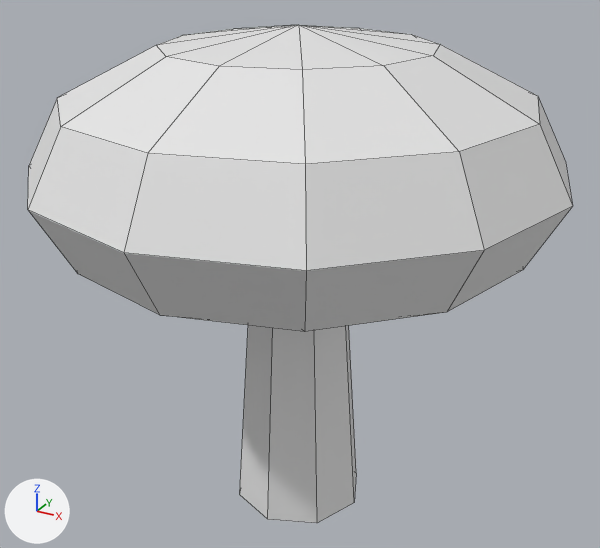
The FBX model Blender/exports/environment/mushroom_red/SM_Mushroom_Red.fbx, before and after one commit.
Rendered twice from a 50 mm camera at (0.189, -0.342, 0.213) aimed at (0.0, 0.002, 0.041). Lighting does not change. The marker at lower left points along +X, +Y and +Z. The picture after the commit comes second. Mesh edges are drawn as thin lines.

The first picture shows 'SM_Mushroom_Red'.
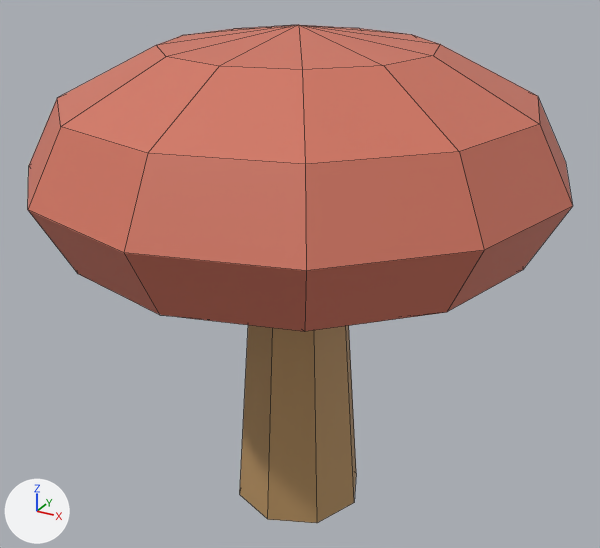
The change, as a list of edits to the scene's bpy script:
```text
Change mat_m_env_wood_light:
    mat_m_env_wood_light.base_color: (0.8, 0.8, 0.8) -> (0.48, 0.29, 0.12)  # white #e7e7e7 -> orange #b89361
Change mat_m_env_cap:
    mat_m_env_cap.base_color: (0.8, 0.8, 0.8) -> (0.65, 0.18, 0.12)  # white #e7e7e7 -> red #d37661
```

Location of each change, [x1, y1, x2, y2] in pixels of the pictures (600 x 548 px):
'SM_Mushroom_Red', recoloured (white to red): [28, 25, 573, 523] in both
